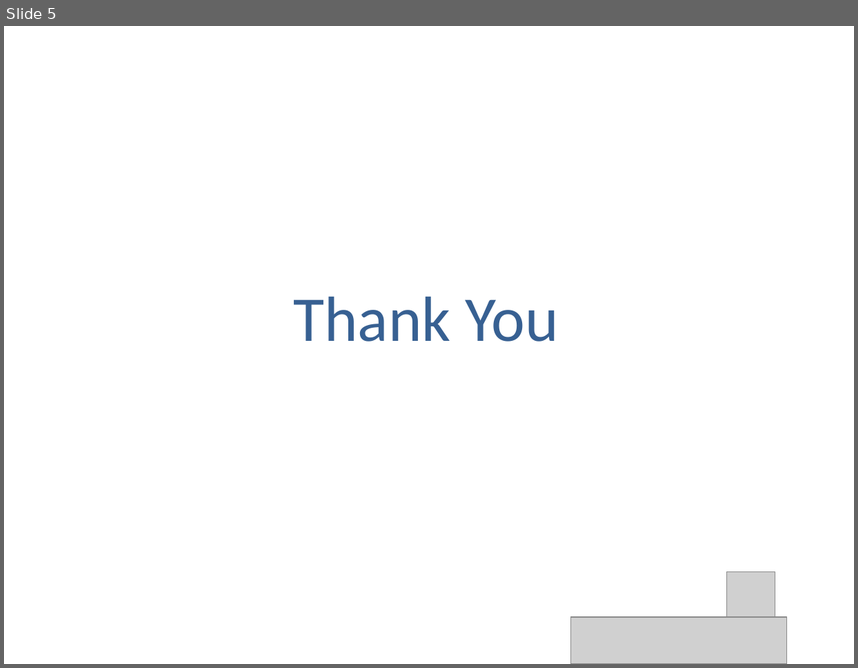
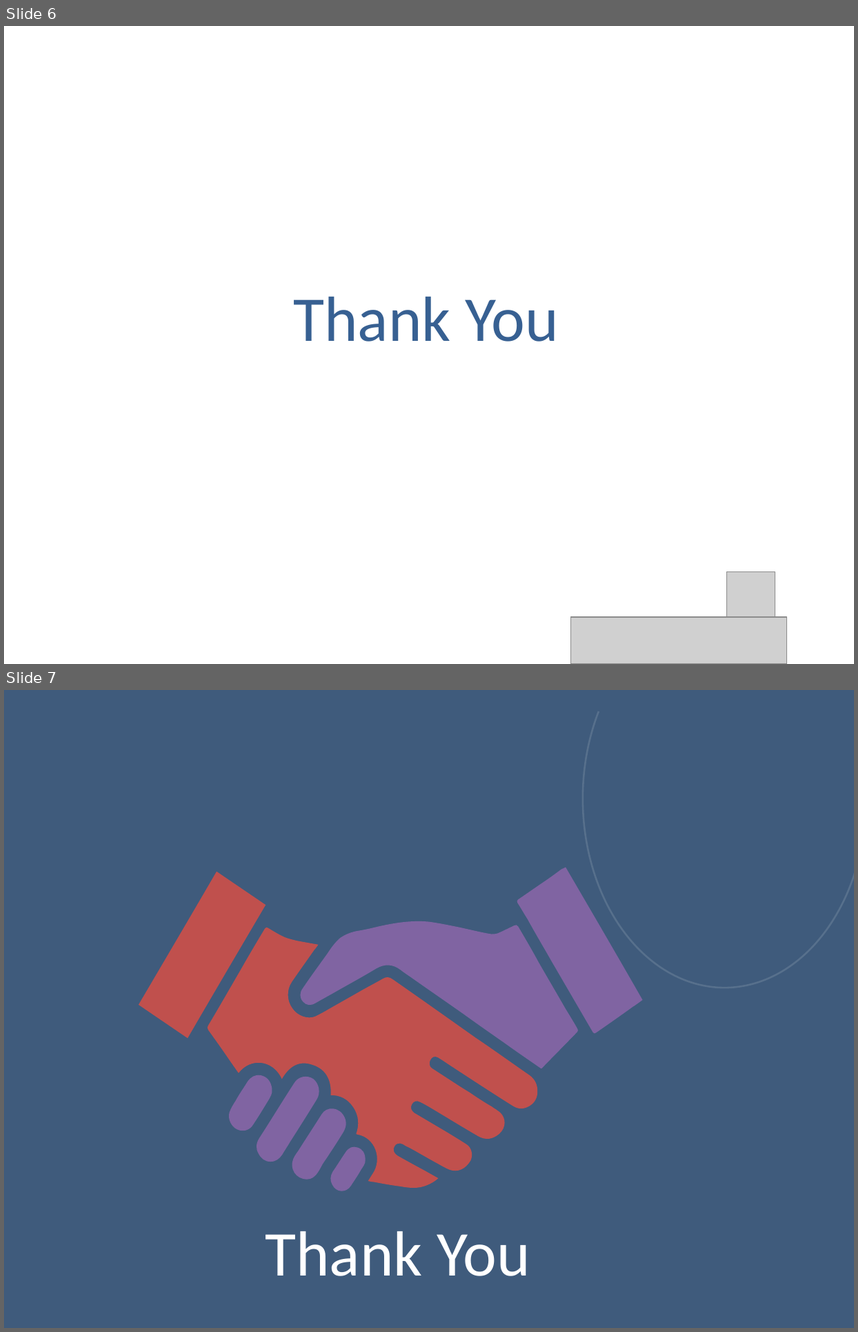
Before and after one commit to aimlearnings/DataScience, a slide deck: Introduction.pptx. Shown one above the other, each under a label of ours: slide 5 before the commit, slides 6 and 7 after it. The pictures are 858x668 and 858x1332 pixels, drawn with LibreOffice and Linux fonts; fonts in the diff are those of the drawing; grey boxes stand for pictures; background and template pictures are left out; a plain dark background stands for a picture behind light text. Boxes give left, top, right and bottom in pixels: in the first picture for what was removed or moved away, otherwise in the second. Text is boxed around its words. In the diff, an @@ line names an element or a change of style, - is before the commit and + after.

Commit message:
Adding PPTs

```diff
--- a/Introduction.pptx
+++ b/Introduction.pptx
@@ slide 7 added at (4, 690, 854, 1328), background picture (left out) @@
@@ rectangle added at (4, 690, 854, 1328), fill #4F81BD at 56% opacity @@
@@ arc (boxed as its full ellipse) added at (583, 690, 854, 987), outline #FFFFFF 1.5 pt @@
@@ group added at (139, 867, 642, 1193): 8 freeform shapes @@
@@ text added at (265, 1231, 530, 1276), 54 pt, text #FFFFFF @@
+Thank You
@@ what was slide 5 is now slide 6 @@
```
Also in this commit, not shown: 1 slide changed, 1 other slide added, 12 other files.
